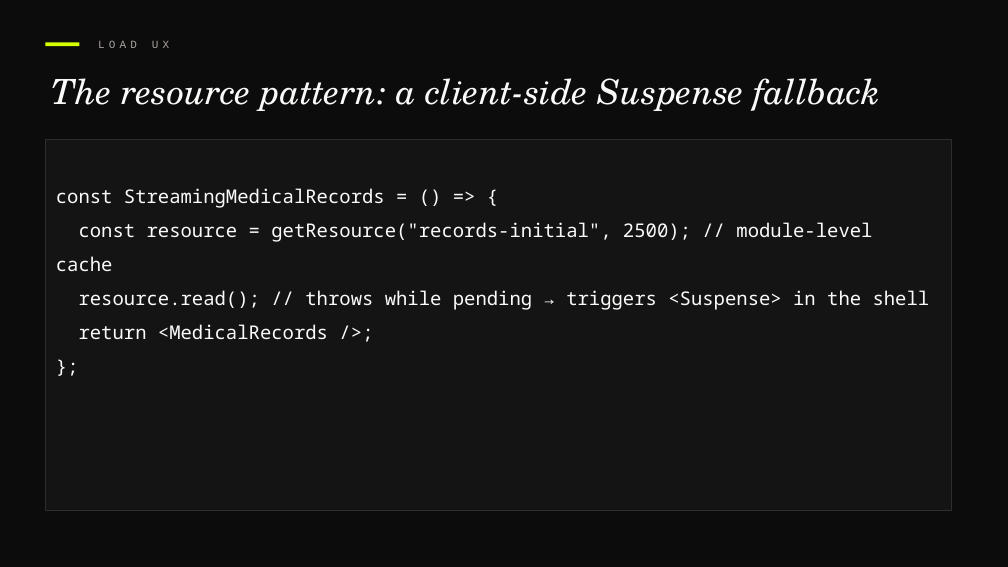
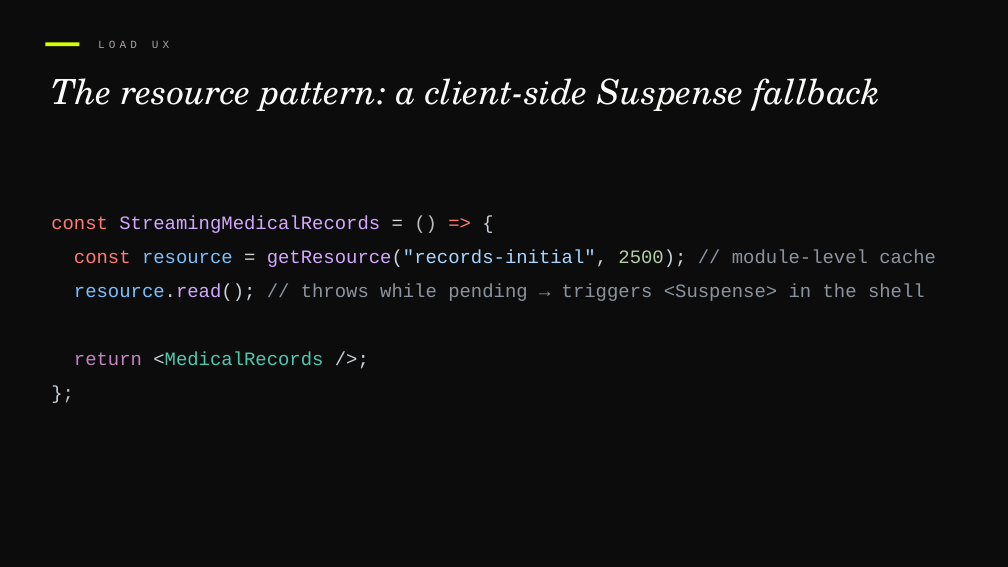
Before and after one commit to devlinduldulao/module-federation-demo, a slide deck: slide 17 of presentation/module-federation.pptx. Drawn at 1008x567 pixels with LibreOffice and Linux fonts; fonts in the diff are those of the drawing. Boxes give left, top, right and bottom in pixels: in the first picture for what was removed or moved away, otherwise in the second. Text is boxed around its words. In the diff, an @@ line names an element or a change of style, - is before the commit and + after.

```diff
--- a/presentation/module-federation.pptx
+++ b/presentation/module-federation.pptx
@@ text "const StreamingMedicalRecords = () => ...": place and size @@
-text "const StreamingMedicalRecords = () => ..." at (45, 140, 951, 510)
+text "const StreamingMedicalRecords = () => ..." at (51, 216, 936, 365)
@@ text "const StreamingMedicalRecords = () => ..." at (51, 216, 936, 365): font Noto Sans Mono to Courier New; text colour #FAFAF9 to #FF7B72 in "const =>", "const"; text colour #FAFAF9 to #D2A8FF in "StreamingMedicalRecords", "getResource("records-initial",", "resource.read();"; text colour #FAFAF9 to #D4D4D4 in "=", "="; text colour #FAFAF9 to #BBBEBF in "()", "};"; text colour #FAFAF9 to #C9D1D9 in "{", "getResource("records-initial", 2500);", "resource.read();", "<MedicalRecords />;" and 1 more places; text colour #FAFAF9 to #79C0FF in "resource", "resource.read();"; text colour #FAFAF9 to #A5D6FF in "getResource("records-initial","; text colour #FAFAF9 to #B5CEA8 in "2500);"; text colour #FAFAF9 to #8B949E in "// module-level cache", "// throws while pending → triggers <Suspense> ..."; text colour #FAFAF9 to #C586C0 in "return"; text colour #FAFAF9 to #4EC9B0 in "<MedicalRecords"; fill #141414 to none; outline #2E2E2E 0.75 pt to none @@
```
Also in this commit, not shown: 15 other slides changed, 1 slide removed.
